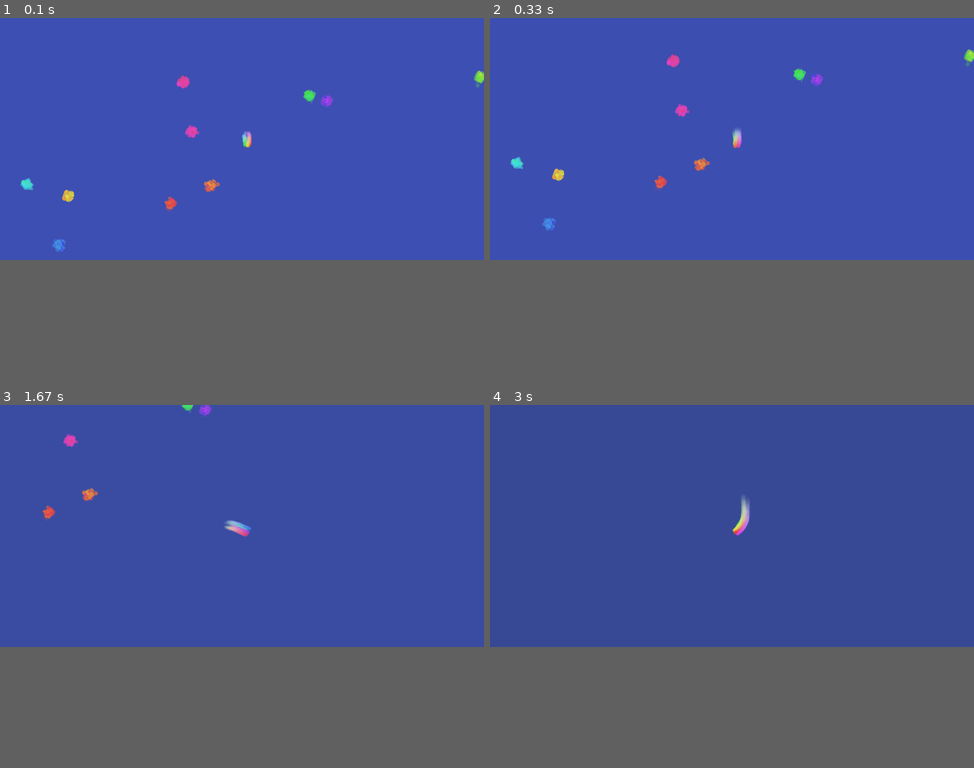
Above: before the commit, frames 1-4 (two rows, left to right).
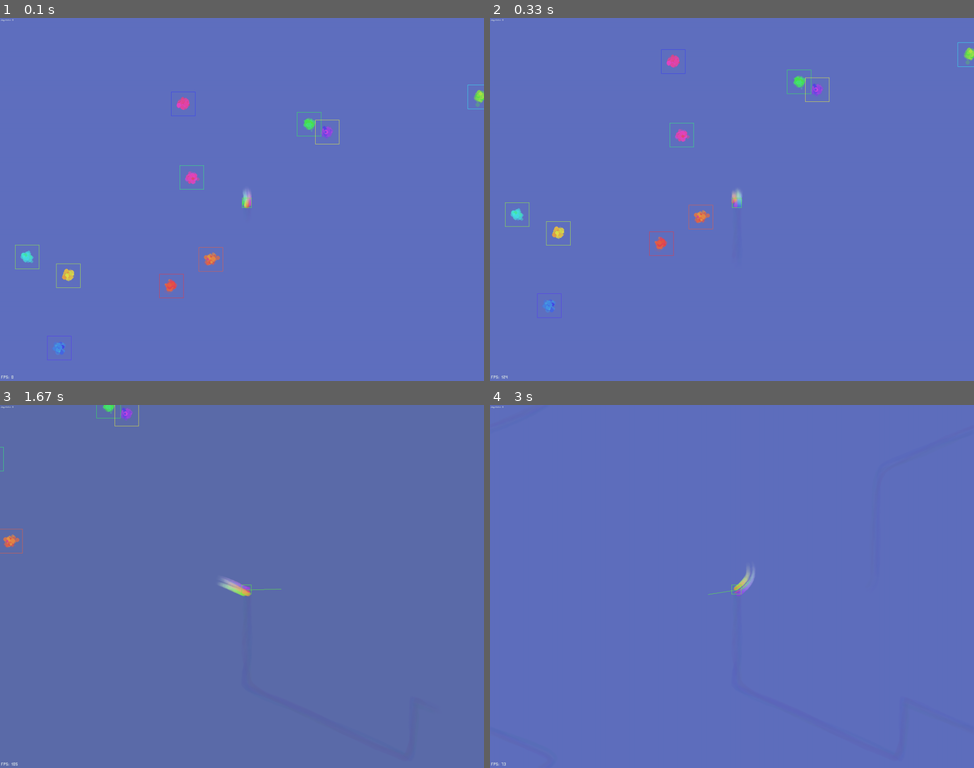
Above: after the commit, the same moments.

Repository: ddorn/jam-23-08
Game: pygame game, started from main.py
The game is run twice, just before and just after one commit, with the same random seed, the same clock (stepped at 60 frames per second) and the same inputs.
Inputs (mouse positions are in pixels of both pictures, inside the frame that each line leads up to):
- Up to frame 1 (0.1 s): no input
- Up to frame 2 (0.33 s): no input
- Up to frame 3 (1.67 s): tap F at 0.33, 0.73, 1.03, 1.23, 1.57 s; hold Right 0.67-1.13 s; move the mouse to (396, 575) at 0.7 s; hold Up 1.17-1.47 s; move the mouse to (125, 590) at 1.2 s; hold Right from 1.5 s (still down); move the mouse to (421, 713) at 1.53 s
- Up to frame 4 (3 s): tap F at 1.87, 2.07, 2.37, 2.63, 2.97 s; release Right at 1.97 s; hold Left 2-2.53 s; move the mouse to (606, 452) at 2.03 s; hold Down 2.57-2.87 s; move the mouse to (615, 513) at 2.6 s; hold Left from 2.9 s (still down); move the mouse to (717, 524) at 2.93 s
In our replay, the window is 900x450 before the commit and 900x675 after it. These sizes can differ from the game's own. Grey fills any space a smaller window leaves; there, only what the larger window draws over its background counts as a difference.

The runs differ from the first frame. In frame 1, 67% of the frame differs, in the area x 0-100%, y 0-100%; in frame 2, 67%; in frame 3, 67%; in frame 4, 67%.

Commit message:
optimised a bit

Diff:
--- a/engine/constants.py
+++ b/engine/constants.py
@@ -3,7 +3,7 @@
 import pygame
 
 GAME_NAME = "XXX"
-SIZE = 1600, 800
+SIZE = 1600, 1200
 W, H = SIZE
 USE_DELTA_TIME = False
 
--- a/main.py
+++ b/main.py
@@ -1,15 +1,16 @@
 from __future__ import annotations
 
-import sys
+import math
+from functools import cache
 from random import gauss, uniform
 from time import time
 
 import numpy as np
 import pygame.gfxdraw
 from pygame import Rect
-import math
 
 from engine import *
+from engine.particles import rrange
 from utility import smooth_breathing
 
 PINK = pygame.Color("#E91E63")
@@ -45,6 +46,7 @@
             controllable=False,
             hue_range: tuple[int, int] | None = None,
             hist_size: int = 50,
+            max_hist_size: int = 100,
             acceleration: float = 5,
             friction: float = 0.8,
     ):
@@ -66,6 +68,7 @@
         self.controllable = controllable
 
         self.hist_size = hist_size
+        self.max_hist_size = max_hist_size
         self.points_to_draw = []
 
     def color(self, point_index: int):
@@ -120,7 +123,7 @@
         for (p1, color, radius), (p2, _, _) in zip(last_points, self.mk_points()):
             dist = p1.distance_to(p2)
             direction = (p2 - p1).normalize()
-            for j in range(0, int(dist), max(1, radius // 3)):
+            for j in range(0, int(dist), max(3, radius // 3)):
                 point = p1 + direction * j
                 self.points_to_draw.append((point, color, radius, (self.time, j)))
 
@@ -133,16 +136,23 @@
         for fairy in self.state.get_all(Fairy):
             if fairy.pos.distance_to(self.pos) < fairy.radius + self.radius + self.part_radius:
                 fairy.alive = False
-                self.hist_size = min(100, self.hist_size + 3)
+                self.hist_size += 3
                 for i in range(self.n_points):
                     color = self.color(i)
                     angle = color.hsva[0]
                     self.state.particles.add(
                         ShardParticle(color)
                         .builder()
-                        .at(self.center, angle)
+                        .at(self.center + from_polar(self.radius, angle), angle)
+                        .velocity(8, 1)
+                        .anim_fade(0.2)
                         .build()
                     )
+
+                for _ in rrange(1.5):
+                    self.state.add(Fairy(random_in_rect(SCREEN.move(self.pos - (W/2, H/2)))))
+
+        self.hist_size = min(self.hist_size, self.max_hist_size)
 
     def draw(self, gfx: GFX, force_alpha: float | None = None):
         super().draw(gfx)
@@ -152,7 +162,19 @@
             else:
                 multiplier = 1 - (self.time - t) / self.hist_size
 
+            # circle = self.get_circle(int(radius), tuple(color))
+            # circle.set_alpha(int(255 * multiplier))
+            # gfx.blit(circle, center=point)
             gfx.circle(fainter(color, multiplier), point, radius)
+
+    @staticmethod
+    @cache
+    def get_circle(radius: int, color: pygame.Color) -> pygame.Surface:
+        size = 2 * radius + 1
+        img = pygame.Surface((size, size), pygame.SRCCOLORKEY | pygame.RLEACCEL)
+        img.set_colorkey((0, 0, 0))
+        pygame.draw.circle(img, color, (radius, radius), radius)
+        return img
 
 
 class Fairy(SpriteObject):
@@ -185,7 +207,7 @@
 
 class GameState(State):
     BG_COLOR = None
-    FPS = 60
+    FPS = 1000
 
     def __init__(self):
         super().__init__()
@@ -202,8 +224,10 @@
             acceleration=3,
             friction=0.8,
             hist_size=10,
+            max_hist_size=50,
         ))
-        self.use_fog = False
+        self.use_fog = True
+        self.debug.toggle()
 
         for i in range(10):
             self.add(Fairy(random_in_rect(Rect(0, 0, W, H))))
@@ -215,6 +239,8 @@
             if event.type == pygame.KEYDOWN:
                 if event.key == pygame.K_SPACE:
                     self.use_fog = not self.use_fog
+                elif event.key == pygame.K_f:
+                    self.FPS = 1000 if self.FPS == 60 else 60
 
     def logic(self):
         super().logic()
@@ -238,16 +264,17 @@
                             )
         gfx.surf.fill(bg_color)
 
-        super().draw(gfx)
 
         s = smooth_breathing(time())
         s256 = int(s * 255)
 
         if self.use_fog:
-            self.blob.draw(WrapGFX(self.fog), force_alpha=0.3)
-            self.fog.set_alpha(s256)
+            if self.timer % 5 == 0:
+                self.blob.draw(WrapGFX(self.fog), force_alpha=0.3)
+            self.fog.set_alpha(50)
             gfx.surf.blit(self.fog, (0, 0))
 
+        super().draw(gfx)
 
 def main():
     App(GameState, FixedScreen(SIZE), CameraGFX).run()
